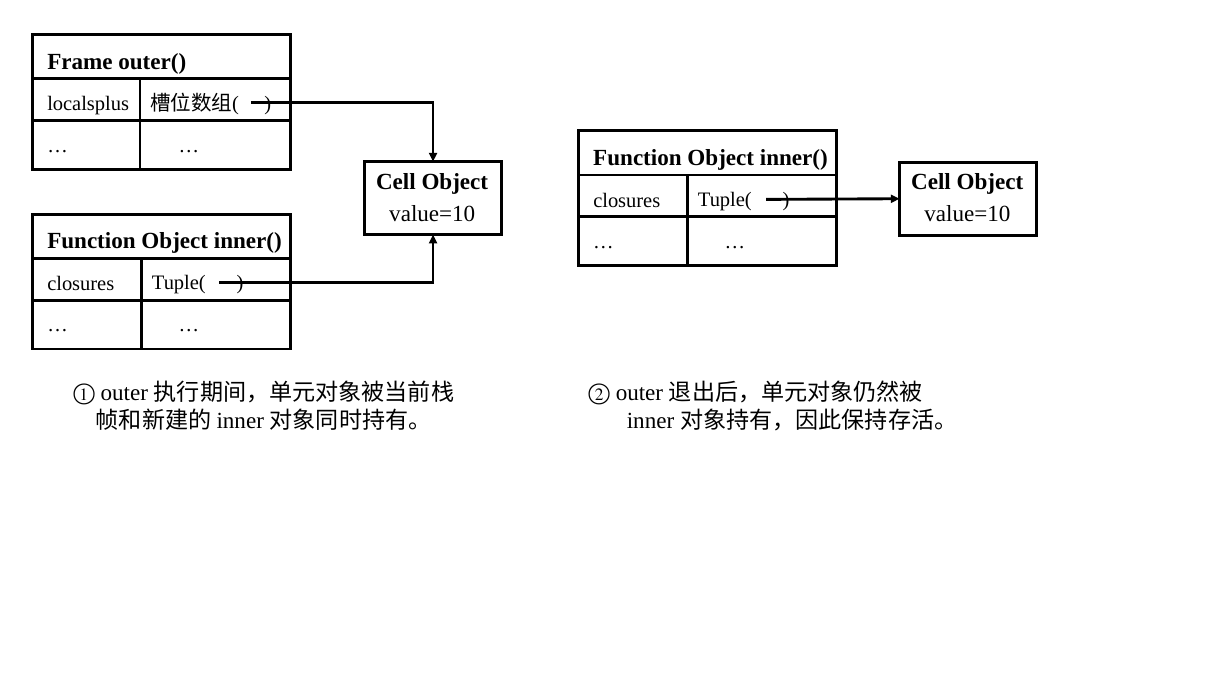
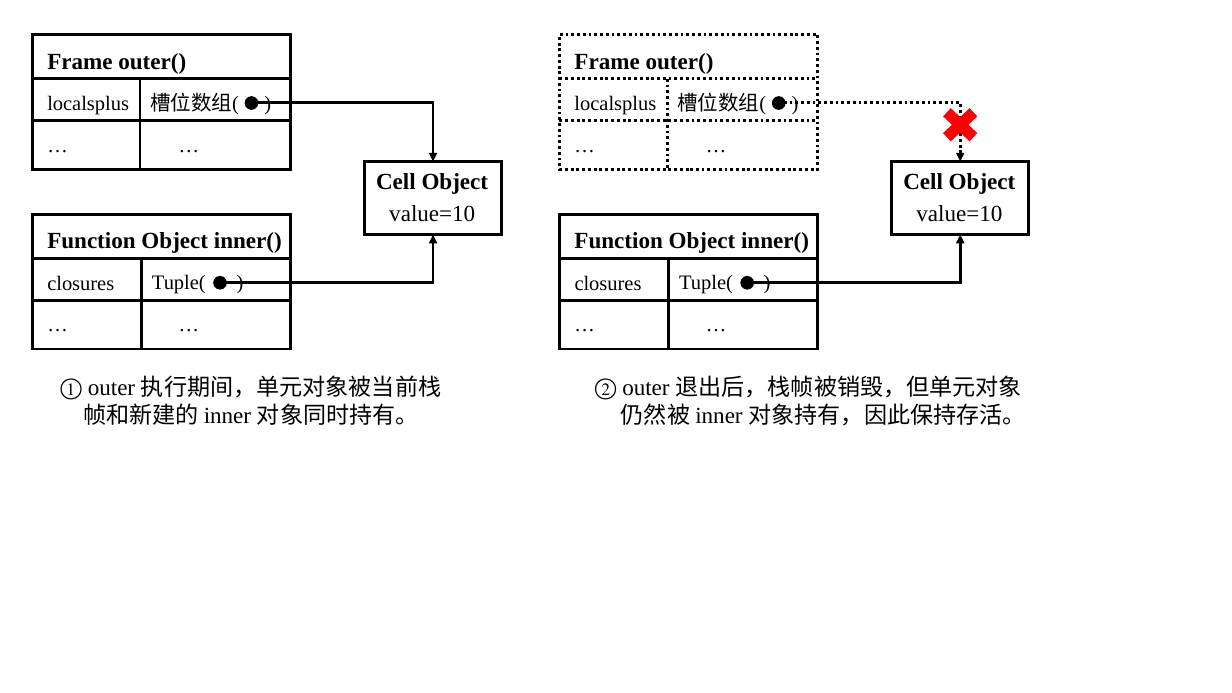
Before and after one commit to WU-SUNFLOWER/S.A.A.U.S.O, a slide deck: slide 3 of docs/thesis/pictures.pptx. Drawn at 1232x693 pixels with LibreOffice and Linux fonts; fonts in the diff are those of the drawing. Boxes give left, top, right and bottom in pixels: in the first picture for what was removed or moved away, otherwise in the second. Text is boxed around its words. In the diff, an @@ line names an element or a change of style, - is before the commit and + after.

```diff
--- a/docs/thesis/pictures.pptx
+++ b/docs/thesis/pictures.pptx
@@ ellipse added at box(245, 96, 259, 110), fill #000000 @@
@@ cross added at box(935, 101, 986, 149), fill #FF0000 @@
@@ rectangle: place and size @@
-rectangle at box(899, 162, 1037, 235)
+rectangle at box(892, 162, 1030, 235)
@@ text "Cell Object": place and size @@
-text "Cell Object" at box(911, 173, 1024, 194)
+text "Cell Object" at box(903, 173, 1016, 194)
@@ arrow removed from (766, 200) to (899, 199) @@
@@ text "value=10": place and size @@
-text "value=10" at box(924, 205, 1010, 222)
+text "value=10" at box(916, 205, 1002, 222)
@@ 5 texts, 1 line, 1 rectangle: place and size @@
-5 texts, 1 line, 1 rectangle at box(579, 130, 836, 265)
+5 texts, 1 line, 1 rectangle at box(559, 214, 817, 349)
@@ line moved from (579, 217) - (836, 217) to (559, 259) - (818, 259) @@
@@ ellipse added at box(213, 276, 227, 290), fill #000000 @@
@@ group added at box(559, 34, 960, 290): 5 texts, 3 lines, 2 elbow arrows, 2 ellipses, 1 rectangle @@
+Frame outer()
+localsplus
+…
+…
+槽位数组( )
@@ line moved from (579, 175) - (836, 175) to (559, 300) - (818, 300) @@
@@ text "① outer 执行期间，单元对象被当前栈帧和新建的 inner 对象同时持有。": place and size @@
-text "① outer 执行期间，单元对象被当前栈帧和新建的 inner 对象同时持有。" at box(73, 380, 454, 430)
+text "① outer 执行期间，单元对象被当前栈帧和新建的 inner 对象同时持有。" at box(60, 375, 441, 425)
@@ text at box(595, 375, 1026, 426): text changed @@
-② outer 退出后，单元对象仍然被
-inner 对象持有，因此保持存活。
+② outer 退出后，栈帧被销毁，但单元对象
+仍然被 inner 对象持有，因此保持存活。
```
Also in this commit, not shown: 3 other slides changed.
